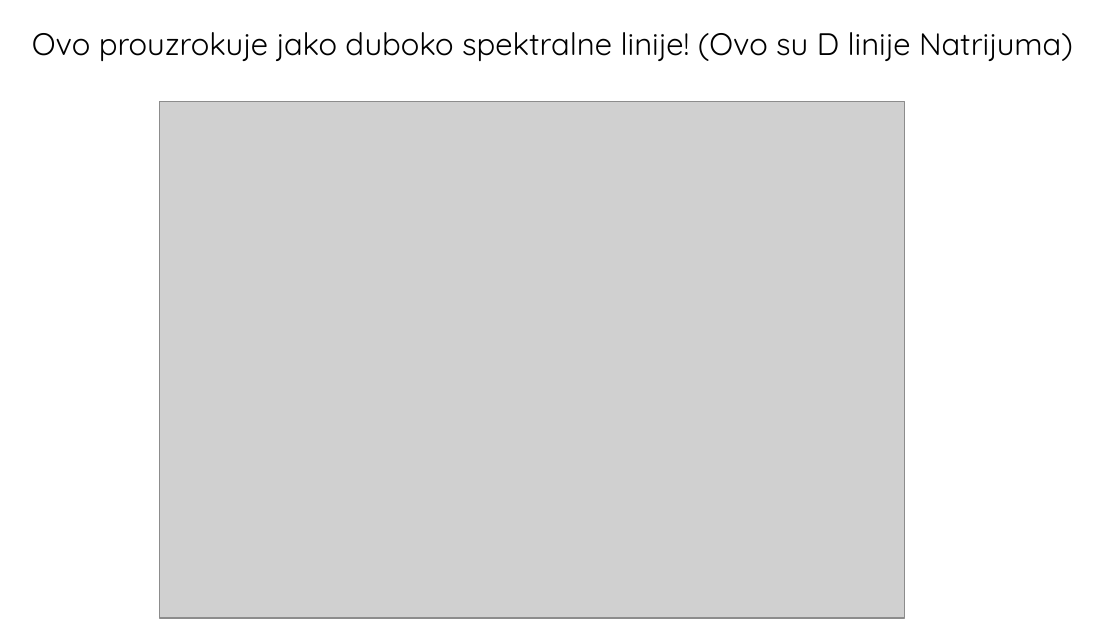
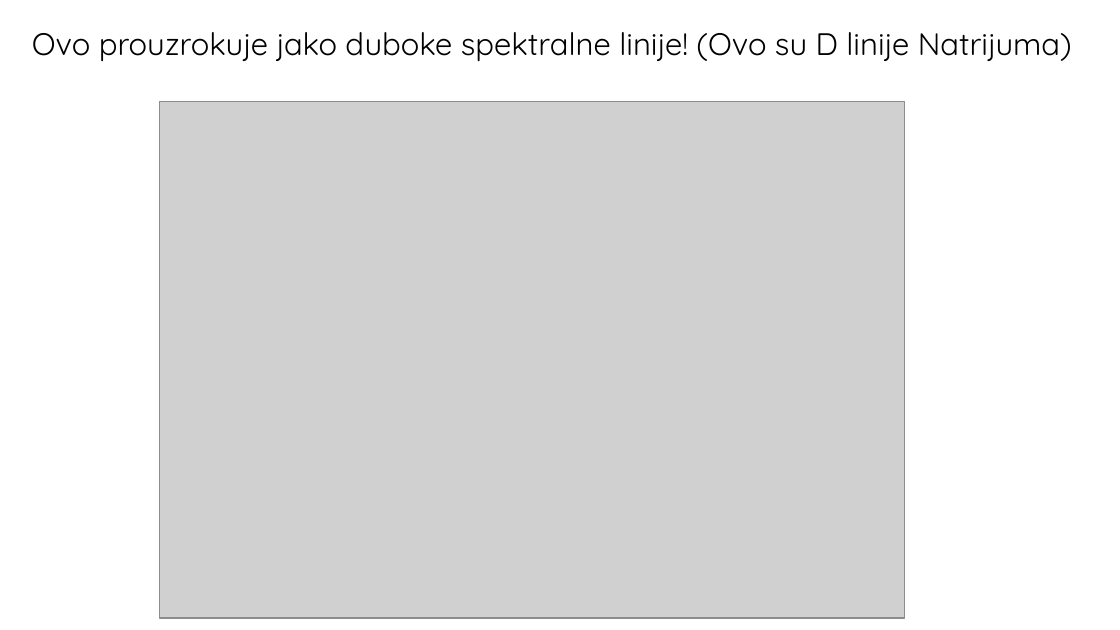
Before and after one commit to ivanzmilic/TZS_matf, a slide deck: slide 6 of Predavanja/Predavanje_12_Statisticka_Ravnoteza_Zakljucci.odp. Drawn at 1120x630 pixels with LibreOffice and Linux fonts; fonts in the diff are those of the drawing; grey boxes stand for pictures. Boxes give left, top, right and bottom in pixels: in the first picture for what was removed or moved away, otherwise in the second. Text is boxed around its words. In the diff, an @@ line names an element or a change of style, - is before the commit and + after.

```diff
--- a/Predavanja/Predavanje_12_Statisticka_Ravnoteza_Zakljucci.odp
+++ b/Predavanja/Predavanje_12_Statisticka_Ravnoteza_Zakljucci.odp
@@ title at (32,32,1072,61): text changed @@
-Ovo prouzrokuje jako duboko spektralne linije! (Ovo su D linije Natrijuma)
+Ovo prouzrokuje jako duboke spektralne linije! (Ovo su D linije Natrijuma)
```
Also in this commit, not shown: 2 other slides changed, 10 slides added.
